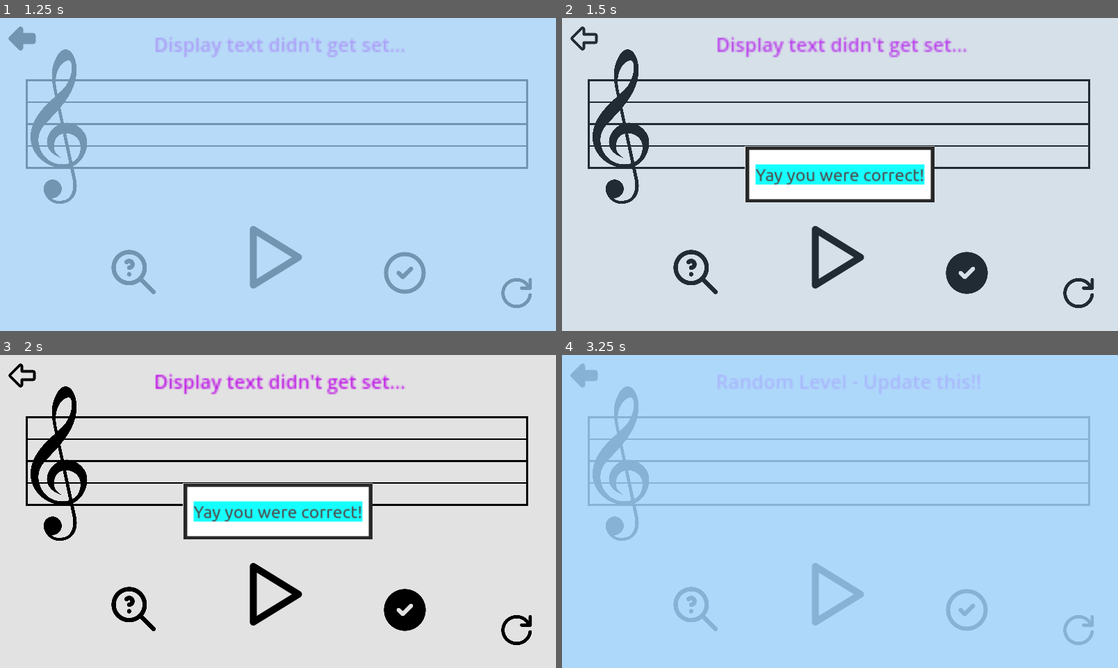
Above: before the commit, frames 1-4 (two rows, left to right).
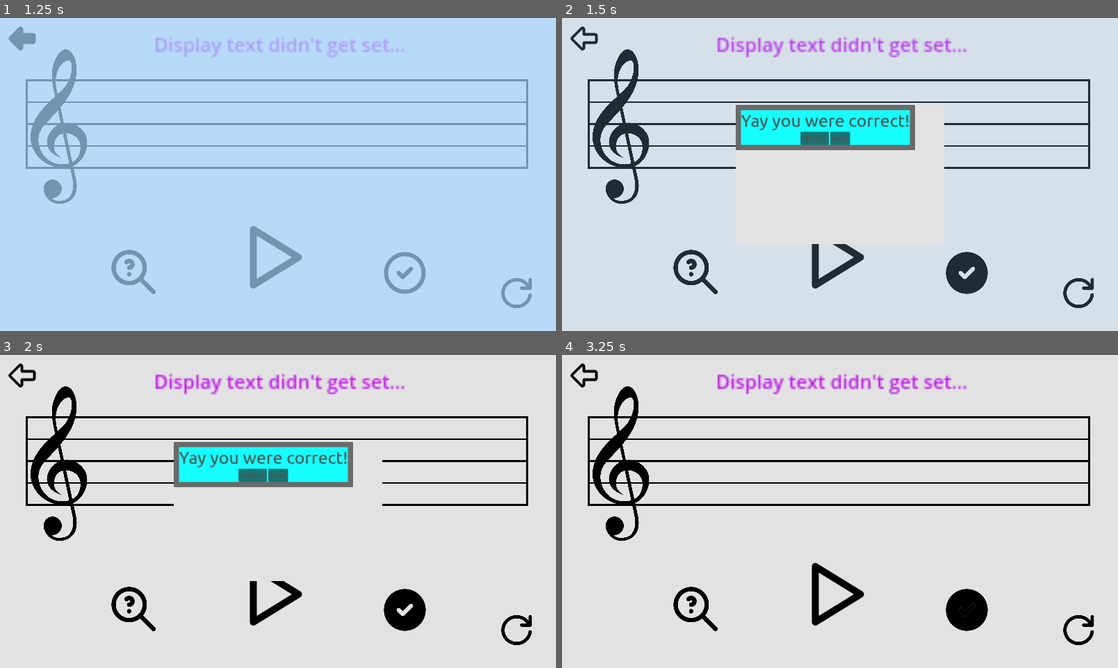
Above: after the commit, the same moments.

Repository: Sniggiho/COMP225-Reluna
Game: Godot game, scene res://Scenes/firstScene.tscn
Two runs of this game, one before a commit and one after it. Both use one fixed random seed, a clock stepped at 60 frames per second and the inputs below.
Inputs (mouse positions are in pixels of both pictures, inside the frame that each line leads up to; where the layout moved, square brackets give the same spot in the first picture):
- Up to frame 1 (1.25 s): click (22, 39) at 0.5 s
- Up to frame 2 (1.5 s): click (967, 271) at 1.25 s
- Up to frame 3 (2 s): no input
- Up to frame 4 (3.25 s): click (1079, 630) at 2.02 s; click (812, 473) [584, 376] at 2.75 s

Frame 1 is identical in both runs. In frame 2, 11% of the frame differs, in the area x 31-69%, y 27-73%; in frame 3, 11%; in frame 4, 100%, in the area x 0-100%, y 0-100%.
Error in both runs: Invalid assignment of index '0' (on base: 'Array') with value of type 'bool'. (res://Scenes/LevelManager/LevelManager.gd:79)

Commit message:
Popup window can only be exited with return button

Diff:
--- a/Project/Scenes/Feedback.gd
+++ b/Project/Scenes/Feedback.gd
@@ -1,4 +1,4 @@
-extends PopupPanel
+extends Window
 
 # Called when the node enters the scene tree for the first time.
 func _ready():
@@ -14,4 +14,8 @@
 
 
 func _on_check_button_pressed():
-	popup()
+	show()
+
+
+func _on_return_button_pressed():
+	hide()
--- a/Project/Scenes/FeedbackPopup.gd
+++ /dev/null
@@ -1,15 +0,0 @@
-extends Popup
-
-
-# Called when the node enters the scene tree for the first time.
-func _ready():
-	pass # Replace with function body.
-
-
-# Called every frame. 'delta' is the elapsed time since the previous frame.
-func _process(delta):
-	pass
-
-
-func _on_check_button_pressed():
-	popup()
--- a/Project/Scenes/firstScene.tscn
+++ b/Project/Scenes/firstScene.tscn
@@ -108,38 +108,6 @@
 offset_bottom = 900.0
 color = Color(0.262745, 0.262745, 0.262745, 0.494118)
 
-[node name="Feedback" type="PopupPanel" parent="."]
-initial_position = 1
-size = Vector2i(329, 162)
-max_size = Vector2i(1000, 1000)
-script = ExtResource("12_plc4t")
-
-[node name="CenterContainer" type="CenterContainer" parent="Feedback"]
-offset_left = 10.0
-offset_top = 10.0
-offset_right = 319.0
-offset_bottom = 152.0
-size_flags_horizontal = 4
-
-[node name="MarginContainer" type="MarginContainer" parent="Feedback/CenterContainer"]
-layout_mode = 2
-theme_override_constants/margin_left = 20
-theme_override_constants/margin_top = 20
-theme_override_constants/margin_right = 20
-theme_override_constants/margin_bottom = 20
-
-[node name="ColorRect" type="ColorRect" parent="Feedback/CenterContainer/MarginContainer"]
-layout_mode = 2
-color = Color(0.0862745, 1, 1, 1)
-
-[node name="FeedbackTemp" type="RichTextLabel" parent="Feedback/CenterContainer/MarginContainer"]
-layout_mode = 2
-theme_type_variation = &"feedback"
-text = "I popped up"
-fit_content = true
-scroll_active = false
-autowrap_mode = 0
-
 [node name="DisplayText" type="RichTextLabel" parent="."]
 offset_left = 443.0
 offset_top = 37.0
@@ -150,9 +118,61 @@
 text = "Select the two notes that are out of tune"
 script = ExtResource("5_k5ivr")
 
+[node name="Feedback" type="Window" parent="."]
+initial_position = 1
+size = Vector2i(600, 400)
+visible = false
+transient = true
+exclusive = true
+unresizable = true
+borderless = true
+script = ExtResource("12_plc4t")
+
+[node name="PanelContainer" type="PanelContainer" parent="Feedback"]
+offset_right = 40.0
+offset_bottom = 40.0
+
+[node name="CenterContainer" type="CenterContainer" parent="Feedback/PanelContainer"]
+layout_mode = 2
+
+[node name="MarginContainer" type="MarginContainer" parent="Feedback/PanelContainer/CenterContainer"]
+layout_mode = 2
+theme_override_constants/margin_left = 15
+theme_override_constants/margin_top = 15
+theme_override_constants/margin_right = 15
+theme_override_constants/margin_bottom = 15
+
+[node name="ColorRect" type="ColorRect" parent="Feedback/PanelContainer/CenterContainer/MarginContainer"]
+layout_mode = 2
+color = Color(0.0862745, 1, 1, 1)
+
+[node name="VBoxContainer" type="VBoxContainer" parent="Feedback/PanelContainer/CenterContainer/MarginContainer"]
+layout_mode = 2
+
+[node name="FeedbackTemp" type="RichTextLabel" parent="Feedback/PanelContainer/CenterContainer/MarginContainer/VBoxContainer"]
+layout_mode = 2
+theme_type_variation = &"feedback"
+text = "I popped up"
+fit_content = true
+scroll_active = false
+autowrap_mode = 0
+
+[node name="HBoxContainer" type="HBoxContainer" parent="Feedback/PanelContainer/CenterContainer/MarginContainer/VBoxContainer"]
+layout_mode = 2
+alignment = 1
+
+[node name="ReturnButton" type="Button" parent="Feedback/PanelContainer/CenterContainer/MarginContainer/VBoxContainer/HBoxContainer"]
+layout_mode = 2
+text = "return "
+
+[node name="NextButton" type="Button" parent="Feedback/PanelContainer/CenterContainer/MarginContainer/VBoxContainer/HBoxContainer"]
+layout_mode = 2
+text = "next"
+
 [connection signal="pressed" from="ReturnButton" to="LevelManager" method="_on_return_button_pressed"]
 [connection signal="pressed" from="PlayButton" to="." method="_on_play_button_pressed"]
 [connection signal="pressed" from="CheckButton" to="LevelManager" method="checkPlayerInput"]
 [connection signal="pressed" from="CheckButton" to="Feedback" method="_on_check_button_pressed"]
 [connection signal="pressed" from="ResetButton" to="LevelManager" method="_reset"]
 [connection signal="pressed" from="ResetButton/ResetButton" to="LevelManager" method="_reset"]
+[connection signal="pressed" from="Feedback/PanelContainer/CenterContainer/MarginContainer/VBoxContainer/HBoxContainer/ReturnButton" to="Feedback" method="_on_return_button_pressed"]
--- a/Project/projectTheme.tres
+++ b/Project/projectTheme.tres
@@ -12,6 +12,13 @@
 texture_margin_right = 10.0
 texture_margin_bottom = 10.0
 
+[sub_resource type="StyleBoxTexture" id="StyleBoxTexture_7s40d"]
+texture = ExtResource("3_8oed0")
+texture_margin_left = 12.0
+texture_margin_top = 12.0
+texture_margin_right = 12.0
+texture_margin_bottom = 12.0
+
 [resource]
 default_font_size = 23
 Button/colors/font_color = Color(0.305882, 0.305882, 0.305882, 1)
@@ -23,6 +30,7 @@
 RichTextLabel/colors/default_color = Color(0.74902, 0.0980392, 0.901961, 1)
 RichTextLabel/font_sizes/bold_font_size = 600
 RichTextLabel/fonts/bold_font = ExtResource("1_l4cr8")
+Window/styles/embedded_border = SubResource("StyleBoxTexture_7s40d")
 feedback/base_type = &"RichTextLabel"
 feedback/colors/default_color = Color(0.305882, 0.305882, 0.305882, 1)
 feedback/font_sizes/normal_font_size = 50
Not shown: 1 places in Project/projectTheme.tres that only renumber resources
